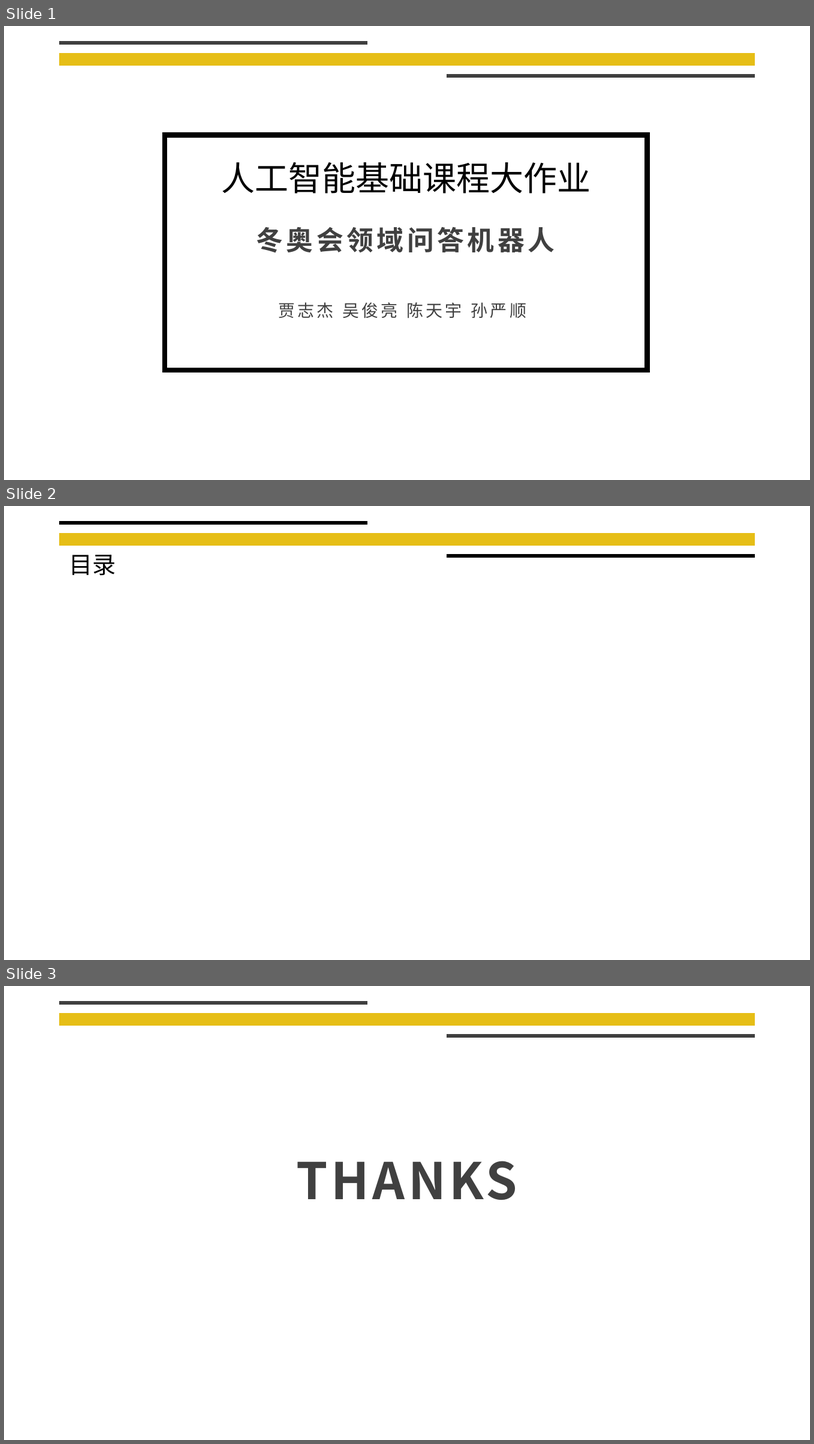
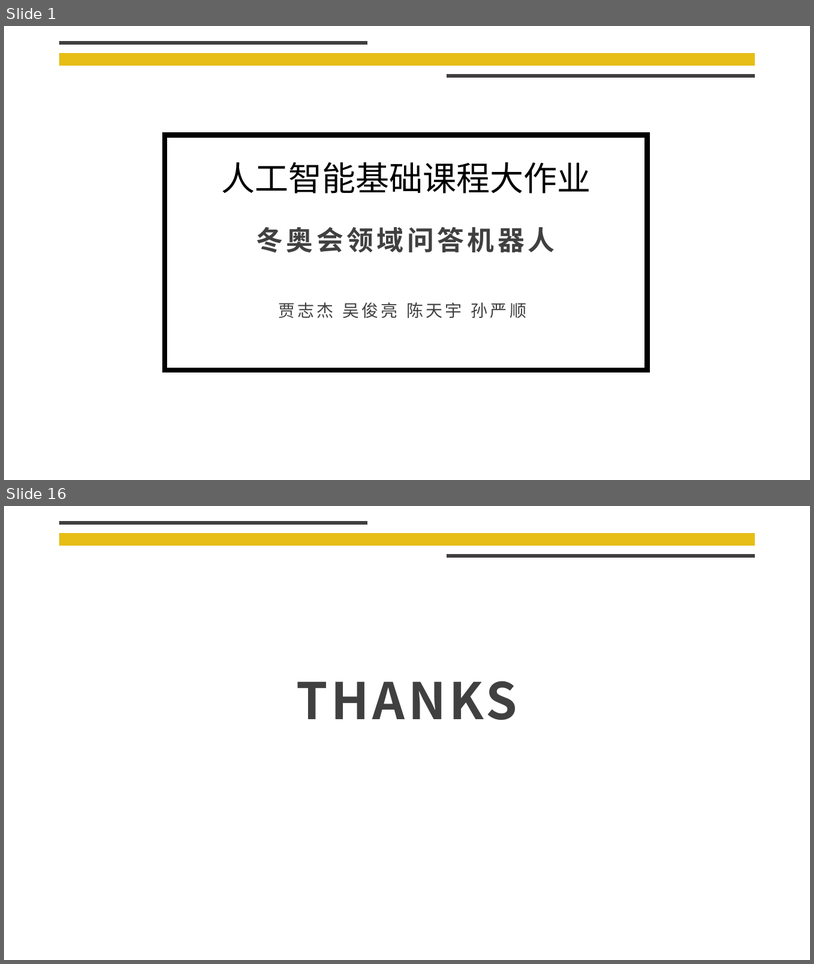
Before and after one commit to liangliang678/UCAS_AI, a slide deck: doc/实验展示.pptx. Shown one above the other, each under a label of ours: slides 1, 2 and 3 before the commit, slides 1 and 16 after it; the slides between them are not shown. The pictures are 814x1444 and 814x964 pixels, drawn with LibreOffice and Linux fonts; fonts in the diff are those of the drawing; background and template pictures are left out. Boxes give left, top, right and bottom in pixels: in the first picture for what was removed or moved away, otherwise in the second. Text is boxed around its words. In the diff, an @@ line names an element or a change of style, - is before the commit and + after.

```diff
--- a/doc/实验展示.pptx
+++ b/doc/实验展示.pptx
@@ slide 2 removed at <box>4,506,810,960</box>, background #FFFFFF; not listed: 1 template element that a slide beside it also shows @@
@@ line removed from (60, 523) to (368, 523) @@
@@ text removed at <box>69,555,116,576</box> @@
-目录
@@ line removed from (447, 556) to (755, 556) @@
@@ what was slide 3 is now slide 16 @@
```
Also in this commit, not shown: 14 slides added, 2 other files.
